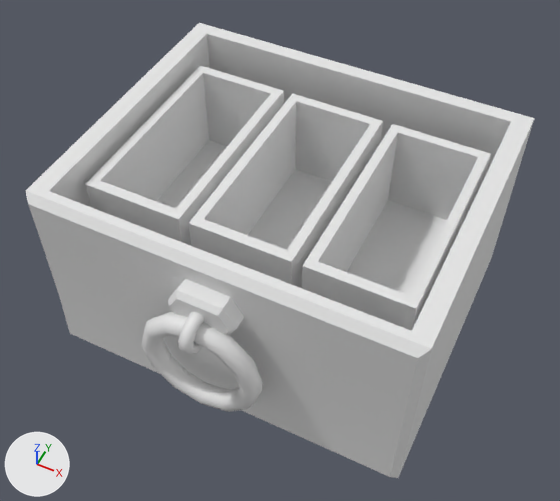
Before and after pictures for a commit that changed the FBX model Assets/_ART/Bente/Models/Ingredient cabinet_La 1.fbx.
Before and after are seen from a 50 mm lens placed at (0.776, -1.327, 1.623), pointed at (0.423, -0.622, 0.742). Every picture has the same lights, and +X, +Y and +Z are marked at lower left. The first picture is the older version. Where no turn or scale is listed for an object, it has been applied to the vertices.

The scene before the commit, as lines of its bpy script (objects in view):
```python
me_cube_031 = bpy.data.meshes.new('Cube.031')
me_cube_031.from_pydata(...)  # a torus around y (ring radius 0.077, tube radius 0.015) spanning x -0.092..0.092, y -0.016..0.015, z -0.168..0.017
me_cube_031.materials.append(mat_tt_checker_512x512_uv_grid)  # its picture is missing
me_cube_033 = bpy.data.meshes.new('Cube.033')
me_cube_033.from_pydata(...)  # 32 vertices, 30 faces; spans x 0.135..0.705, y -0.821..-0.35, z 0.592..0.902
me_cube_033.materials.append(mat_tt_checker_512x512_uv_grid)  # its picture is missing
me_cube_034 = bpy.data.meshes.new('Cube.034')
me_cube_034.from_pydata(...)  # 48 vertices, 39 faces; spans x -0.393..0.096, y -0.158..0.158, z -0.086..0.086
me_cube_034.materials.append(mat_tt_checker_512x512_uv_grid)  # its picture is missing
ob_crates_la_1 = bpy.data.objects.new('Crates la 1', me_cube_034)
ob_crates_la_1.location = (0.57, -0.58, 0.788)
ob_hendel_ring_1 = bpy.data.objects.new('Hendel ring 1', me_cube_031)
ob_hendel_ring_1.location = (0.42, -0.852, 0.819)
ob_la_1 = bpy.data.objects.new('La 1', me_cube_033)
ob_la_1.location = (0.0, 0.0, 0.0)
# also in view: 'Hendel 1' at (0.42, -0.845, 0.826)
```
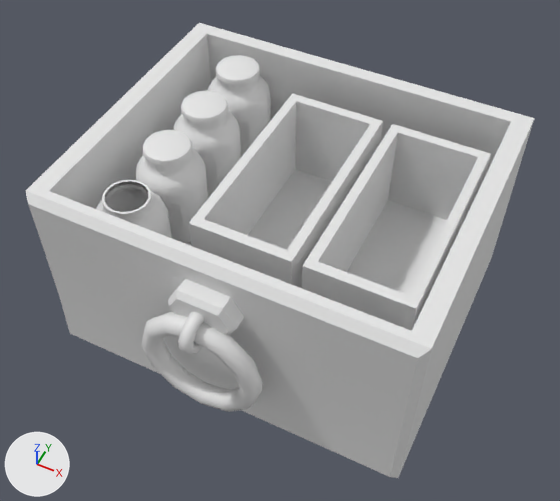
Where the change shows, as pixel boxes (x1, y1, x2, y2) in the pictures (560 x 501 px):
'Crates la 1', reshaped (26% narrower, 10% shorter): before (85, 65, 491, 331); after (189, 93, 491, 331)
'Potten rij', added: after (136, 55, 271, 244)
'Pot rij open', added: after (96, 180, 172, 238)
part 1 of me_cube_034, deleted: before (85, 65, 284, 246)

The change, as a diff of the scene's bpy script:
```diff
--- a/Assets/_ART/Bente/Models/Ingredient cabinet_La 1.fbx.py
+++ b/Assets/_ART/Bente/Models/Ingredient cabinet_La 1.fbx.py
@@ me_cube_034 @@
 # used by ob_crates_la_1; location = (0.57, -0.58, 0.788)
-me_cube_034.from_pydata(...)  # 48 vertices, 39 faces; spans x -0.393..0.096, y -0.158..0.158, z -0.086..0.086
+me_cube_034.from_pydata(...)  # 32 vertices, 26 faces; spans x -0.225..0.096, y -0.158..0.158, z -0.086..0.086
+# me_cube_034 part 1: the loose piece of 16 vertices spanning x -0.393..-0.24, y -0.158..0.158, z -0.086..0.086 is deleted
 me_cube_034.materials.append(mat_tt_checker_512x512_uv_grid)
@@ me_cylinder_028 @@
+me_cylinder_028.from_pydata(...)  # 1169 vertices, 1176 faces; spans x -0.053..0.053, y -0.263..0.053, z 0.0..0.164
+me_cylinder_028.materials.append(mat_tt_checker_512x512_uv_grid)  # its picture is missing
@@ me_cylinder_027 @@
+me_cylinder_027.from_pydata(...)  # 310 vertices, 312 faces; spans x -0.053..0.053, y -0.053..0.053, z 0.0..0.152
+me_cylinder_027.materials.append(mat_tt_checker_512x512_uv_grid)  # its picture is missing
@@ ob_potten_rij @@
+ob_potten_rij = bpy.data.objects.new('Potten rij', me_cylinder_028)
+ob_potten_rij.location = (0.25, -0.426, 0.732)
@@ ob_pot_rij_open @@
+ob_pot_rij_open = bpy.data.objects.new('Pot rij open', me_cylinder_027)
+ob_pot_rij_open.location = (0.25, -0.741, 0.732)
```
